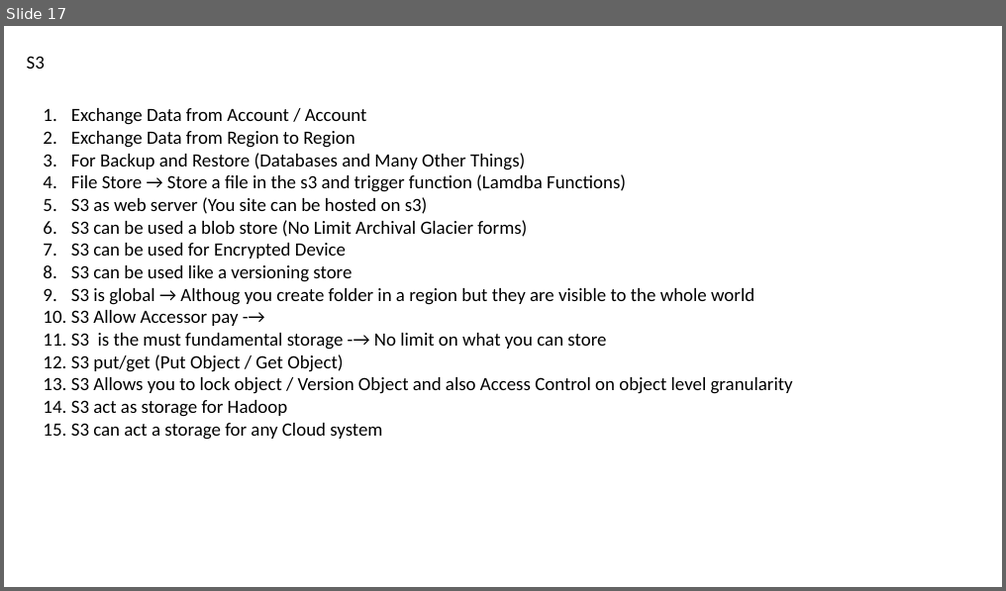
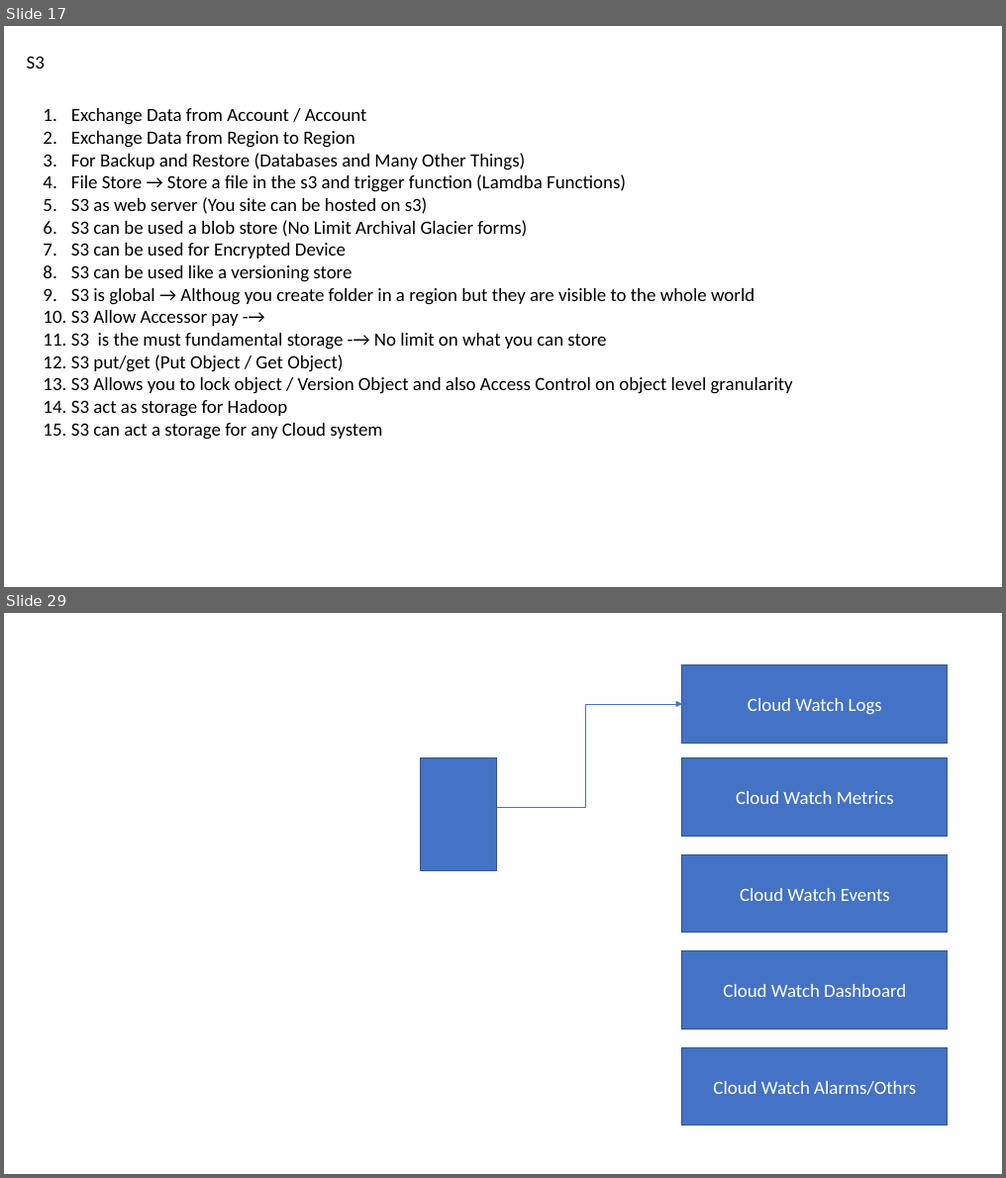
Before and after one commit to nileshdevdas/smcloudbasics, a slide deck: Day-1_BasicCloud.pptx. Shown one above the other, each under a label of ours: slide 17 before the commit, slides 17 and 29 after it; the slides between them are not shown. The pictures are 1006x591 and 1006x1178 pixels, drawn with LibreOffice and Linux fonts; fonts in the diff are those of the drawing. Boxes give left, top, right and bottom in pixels: in the first picture for what was removed or moved away, otherwise in the second. Text is boxed around its words. In the diff, an @@ line names an element or a change of style, - is before the commit and + after.

```diff
--- a/Day-1_BasicCloud.pptx
+++ b/Day-1_BasicCloud.pptx
@@ slide 29 added at (4,613,1002,1174), background #FFFFFF @@
@@ rectangle added at (682,665,948,744), fill #4472C4, outline #325491 1 pt, 18 pt, text #FFFFFF @@
+Cloud Watch Logs
@@ elbow arrow added from (487, 808) to (682, 704), #4472C4 0.5 pt @@
@@ rectangle added at (421,759,497,871), fill #4472C4, outline #325491 1 pt @@
@@ rectangle added at (682,759,948,836), fill #4472C4, outline #325491 1 pt, 18 pt, text #FFFFFF @@
+Cloud Watch Metrics
@@ rectangle added at (682,855,948,933), fill #4472C4, outline #325491 1 pt, 18 pt, text #FFFFFF @@
+Cloud Watch Events
@@ rectangle added at (682,952,948,1029), fill #4472C4, outline #325491 1 pt, 18 pt, text #FFFFFF @@
+Cloud Watch Dashboard
@@ rectangle added at (682,1048,948,1126), fill #4472C4, outline #325491 1 pt, 18 pt, text #FFFFFF @@
+Cloud Watch Alarms/Othrs
```
Also in this commit, not shown: 12 other slides added.
